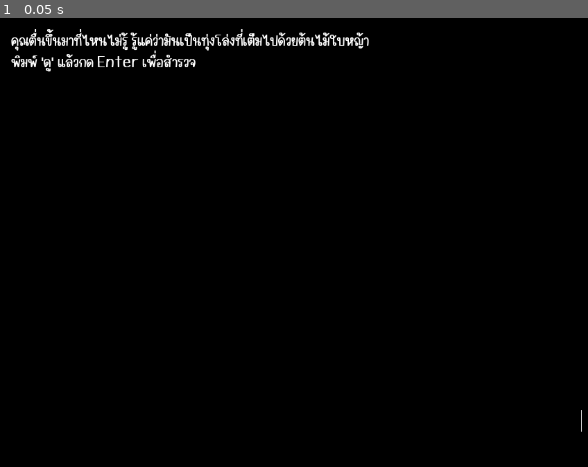
Above: before the commit, frame 1.
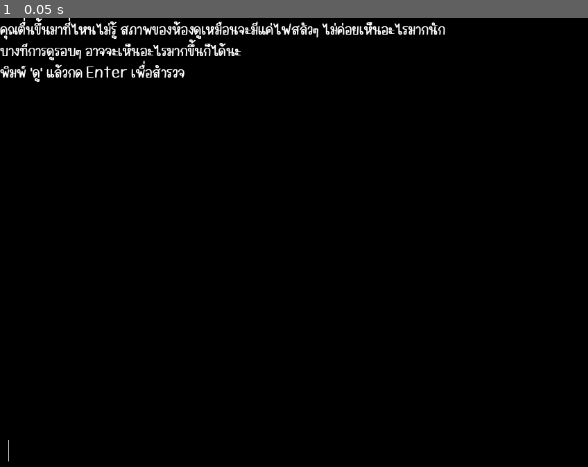
Above: after the commit, the same moment.

Repository: AcekeyHusky/project-odon
Game: Godot game, scene res://scenes/game.tscn
The game is run twice, just before and just after one commit, with the same random seed, the same clock (stepped at 60 frames per second) and the same inputs.
Inputs:
- Up to frame 1 (0.05 s): no input

The runs differ from the first frame. In frame 1, 3.5% of the frame differs, in the area x 0-99%, y 0-99%.

Commit message:
edit :: custom room resource

Diff:
--- a/scenes/game.tscn
+++ b/scenes/game.tscn
@@ -1,5 +1,6 @@
-[gd_scene load_steps=11 format=3 uid="uid://mpjlxjskprpi"]
+[gd_scene load_steps=12 format=3 uid="uid://mpjlxjskprpi"]
 
+[ext_resource type="Resource" uid="uid://biey88r7gg4yc" path="res://scripts/database/Room/Room001.tres" id="2_s6un3"]
 [ext_resource type="Theme" uid="uid://b0deih8fdao70" path="res://assets/themes/theme_01.tres" id="3_ep55m"]
 [ext_resource type="Script" path="res://scripts/Settings.gd" id="4_bhwpl"]
 [ext_resource type="PackedScene" uid="uid://balihp4qfx0hg" path="res://scenes/commands.tscn" id="5_1teoh"]
@@ -14,7 +15,7 @@
 @onready var game = self
 @onready var player = $Player
 @onready var world = $World
-@onready var logs = $Logs
+@onready var logs = $ScrollContainer/VBoxContainer/Logs
 @onready var input = $Input
 @onready var settings = $Settings
 @onready var commands = $Commands
@@ -27,6 +28,8 @@
 var random = RandomNumberGenerator.new()
 enum stages {FREE, SCRIPT}
 var cur_stage = stages.FREE
+
+@export var current_room : Room
 
 func get_event(event):
 	cur_place = event.place
@@ -44,6 +47,8 @@
 		logs.add_text(\"\\n\"+text)
 	else:
 		logs.add_text(text)
+	await get_tree().create_timer(0.1).timeout
+	_scroll_bottom()
 
 func can_pass():
 	# if no_enemy_block
@@ -61,19 +66,38 @@
 func _ready():
 	random.randomize()
 	input.grab_focus()
-	get_event($Events.events.ev_start)
-	get_place(cur_place)
-	printf($Events.events.ev_start.msg0)
-	print(cur_stage)
+#	get_event($Events.events.ev_start)
+#	get_place(cur_place)
+#	printf($Events.events.ev_start.msg0)
+#	print(cur_stage)
+	if current_room :
+		current_room.connect(\"printf\",printf)
+		current_room.exec(\"start\")
+
+func _scroll_bottom():
+	$ScrollContainer.scroll_vertical = $ScrollContainer.get_v_scroll_bar().max_value
+	pass
 
 func _on_input_entered():
 		commands.process_input(input.text)
 		input.clear()
 
 func _process(_delta):
-	$Logs.modulate = $Settings.textColor
+	logs.modulate = $Settings.textColor
 	if Input.is_action_just_pressed(\"enter\") and input.text != \"\":
 		_on_input_entered()
+
+func go_to_room(dir:String):
+	var target = game.current_room.go_to_dir(dir)
+
+	if target:
+		current_room = load(target)
+		current_room.connect(\"printf\",printf)
+		player.stats.tired -= 1
+		current_room.enter_room()
+	else:
+		print(\"cannot go \",dir)
+	pass
 "
 
 [sub_resource type="GDScript" id="GDScript_82uow"]
@@ -95,12 +119,15 @@
 
 [node name="Game" type="Control"]
 layout_mode = 3
-anchors_preset = 0
-offset_right = 40.0
-offset_bottom = 40.0
+anchors_preset = 15
+anchor_right = 1.0
+anchor_bottom = 1.0
+grow_horizontal = 2
+grow_vertical = 2
 auto_translate = false
 theme = ExtResource("3_ep55m")
 script = SubResource("GDScript_j0p1s")
+current_room = ExtResource("2_s6un3")
 
 [node name="Node2D" type="Node2D" parent="."]
 script = ExtResource("8_pbxnv")
@@ -108,13 +135,24 @@
 [node name="Settings" type="Node" parent="."]
 script = ExtResource("4_bhwpl")
 
-[node name="Logs" type="RichTextLabel" parent="."]
+[node name="ScrollContainer" type="ScrollContainer" parent="."]
+layout_mode = 1
+anchors_preset = 15
+anchor_right = 1.0
+anchor_bottom = 1.0
+offset_bottom = -123.0
+grow_horizontal = 2
+grow_vertical = 2
+
+[node name="VBoxContainer" type="VBoxContainer" parent="ScrollContainer"]
+layout_mode = 2
+size_flags_horizontal = 3
+size_flags_vertical = 3
+
+[node name="Logs" type="RichTextLabel" parent="ScrollContainer/VBoxContainer"]
 modulate = Color(0, 1, 1, 1)
-layout_mode = 0
-offset_left = 16.0
-offset_top = 16.0
-offset_right = 1136.0
-offset_bottom = 632.0
+layout_mode = 2
+size_flags_vertical = 3
 auto_translate = false
 localize_numeral_system = false
 theme_override_font_sizes/normal_font_size = 20
@@ -124,11 +162,17 @@
 threaded = true
 
 [node name="Input" type="TextEdit" parent="."]
-layout_mode = 0
-offset_left = 834.0
-offset_top = 560.0
-offset_right = 1135.0
-offset_bottom = 636.0
+layout_mode = 1
+anchors_preset = 12
+anchor_top = 1.0
+anchor_right = 1.0
+anchor_bottom = 1.0
+offset_left = 8.0
+offset_top = -45.0
+offset_right = -14.0
+offset_bottom = 6.0
+grow_horizontal = 2
+grow_vertical = 0
 auto_translate = false
 localize_numeral_system = false
 theme_override_colors/background_color = Color(0, 0, 0, 1)
--- a/scripts/commands/CmdClear.gd
+++ b/scripts/commands/CmdClear.gd
@@ -6,5 +6,5 @@
 
 var key = "สวัสดีโลก" # เมื่อพิมพ์ข้อความนี้ โค้ดจะทำงาน
 
-func fun(): # ชุดโค้ดที่จะะทำงานเมื่อพิมพ์คำสั่ง
+func fun(_args): # ชุดโค้ดที่จะะทำงานเมื่อพิมพ์คำสั่ง
 	game.printf("สวัสดีมนุษย์") # แสดงผลข้อความนี้ในเกม
--- a/scripts/commands/CmdFilter.gd
+++ b/scripts/commands/CmdFilter.gd
@@ -6,5 +6,5 @@
 
 var key = "เหี้ย"
 
-func fun():
+func fun(_args):
 	game.printf("จุ๊ๆ ไม่เอา ไม่พูด")
--- a/scripts/commands/CmdGo.gd
+++ b/scripts/commands/CmdGo.gd
@@ -3,6 +3,24 @@
 
 var key = "ไป"
 
-func fun():
-	if game.can_pass():
-		game.take_step()
+func fun(_args:Array[String]):
+	if _args.size() > 1:
+		var dir = _args[1]
+		match dir:
+			"เหนือ","north","n":
+				game.go_to_room("north")
+			"ใต้","south","s":
+				game.go_to_room("south")
+			"ออก","ตะวันอออก","east","e":
+				game.go_to_room("east")
+			"ตก","ตะวันตก","west","w":
+				game.go_to_room("west")
+			"ขึ้น","up","u":
+				game.go_to_room("up")
+			"ลง","down","d":
+				game.go_to_room("down")
+			_:
+				game.printf("ไปไหนดัีน้าาา คุณคิดกับตัวเอง....")
+
+	else:
+		game.printf("ไปไหนดัีน้าาา คุณคิดกับตัวเอง....")
--- a/scripts/commands/CmdHelp.gd
+++ b/scripts/commands/CmdHelp.gd
@@ -59,7 +59,7 @@
 	# เพิ่มต่อให้ครบด้วยจ้า.....
 ]
 
-func fun():
+func fun(_args):
 	game.printf("ดูเหมือนว่าคุณจะสามารถทำสิ่งต่อไปนี้ได้.....")
 	for _cmd in commands_list.filter(func(item): return item['visible_in_help'] == true ):
 		var _display_cmd = ""
--- a/scripts/commands/CmdLook.gd
+++ b/scripts/commands/CmdLook.gd
@@ -12,5 +12,8 @@
 var key = "ดู"
 var aliases = ["เบิ่ง"]
 
-func fun():
-	game.printf("คุณแหกตาเบิ่งสถานที่แห่งนี้ และพบว่า..." + game.room_env)
+func fun(_args):
+	if _args.size() > 1 :
+		game.current_room.look_something(_args[1])
+	else:
+		game.current_room.look()
--- a/scripts/commands/CmdSearch.gd
+++ b/scripts/commands/CmdSearch.gd
@@ -4,5 +4,5 @@
 var result_succ = "และคุณก็พบ"
 var result_fail = "แต่น่าเสียดายที่คุณไม่พบอะไรเลย"
 
-func fun():
+func fun(_args):
 	game.printf("คุณพยายามค้นดูว่าที่นี่มีอะไรน่าสนใจบ้าง")
--- a/scripts/commands/CmdSettings.gd
+++ b/scripts/commands/CmdSettings.gd
@@ -3,7 +3,7 @@
 
 var key = "ตั้งค่า"
 
-func fun():
+func fun(_args):
 	game.cur_stage = 1
 	game.printf("คุณเข้าสู่หน้าตั้งค่า/ปรับแต่งจอแสดงผล")
 	game.printf("ใส่รหัสสีเพื่อเปลี่ยนสีตัวอักษร (รหัส RGB โดยไม่ต้องมี #)")
--- a/scripts/commands/Commands.gd
+++ b/scripts/commands/Commands.gd
@@ -1,7 +1,7 @@
 extends Node
 @onready var player = get_node("../Player")
 @onready var game = $".."
-@onready var logs = get_node("../Logs")
+@onready var logs = get_node("../ScrollContainer/VBoxContainer/Logs")
 @onready var settings = get_node("../Settings")
 
 
@@ -39,10 +39,10 @@
 				for child in get_children():
 					var child_key = child.get("key")
 					if child_key == first_word:
-						child.fun()
+						child.fun(words)
 						found_key = true
 						break
-				if!found_key:
+				if !found_key:
 					game.printf("ไม่พบคำสั่งที่คุณใช้ กรุณาพิมพ์ 'ช่วย'")
 
 func colorCheck(text):
--- /dev/null
+++ b/scripts/database/Room/Room001.gd
@@ -0,0 +1,41 @@
+extends RoomEvent
+
+# เช็คก่อนย้ายห้อง
+func can_pass(dir:String)->bool:
+	# logic หากมีเงื่อนไขในการผ่าน
+	match dir:
+		_:
+			return true
+
+
+func start(_args=[]):
+	Printf("คุณตื่นขึ้นมาที่ไหนไม่รู้ สภาพของห้องดูเหมือนจะมีแค่ไฟสลัวๆ ไม่ค่อยเห็นอะไรมากนัก")
+	Printf("บางทีการดูรอบๆ อาจจะเห็นอะไรมากขึ้นก็ได้นะ")
+	Printf("พิมพ์ 'ดู' แล้วกด Enter เพื่อสำรวจ")
+
+# event ตอนเข้าห้อง
+func enter_room(_args=[]):
+	Printf("เข้ามายัง "+ get_data.call("name"))
+
+func look(_args=[]):
+	Printf("คุณใช้เวลาในการปรับสายตาสักครู่")
+	Printf("เมื่อลองมองดีแล้วๆ ที่นี่ดูเหมือนจะเป็นห้องเล็กๆ น่าจะเรียกได้ว่าเป็นห้องอ่านหนังสือก็ได้")
+	Printf("มี \"โต๊ะ\" สำหรับอ่านหนังสืออยู่นยังคงมีหนังสือเปิดค้างอยู่ \"ชั้นหนังสือ\"มีหนังสือเรียงรายอยู่มากมาย")
+	Printf("อ่ะ ดูเหมือนว่าทาง \"เหนือ\" จะมีประตูทางออกอยู่ด้วยนะ")
+
+# custom look_something event
+func look_something(thing :String):
+	match thing:
+		"โต๊ะ":
+			Printf("โต๊ะ ไง อิอิ")
+			# เติมให้หน่อยกั๊บ
+			pass
+		"ชั้นหนังสือ":
+			Printf("ชั้นหนังสือ ไง อิอิ")
+			# เติมให้หน่อยกั๊บ
+			pass
+		"ห้องลับ":
+			Printf("เห้ย รู่ได้ไงว่ามีห้องลับ ขี้โกงนี่นา")
+		_:
+			Printf("ดูเหมือนว่าจะไม่มี \""+thing+"\" อยู่ที่นี่")
+	pass
--- /dev/null
+++ b/scripts/database/Room/Room001.tres
@@ -0,0 +1,16 @@
+[gd_resource type="Resource" script_class="Room" load_steps=3 format=3 uid="uid://biey88r7gg4yc"]
+
+[ext_resource type="Script" path="res://scripts/database/Room/room.gd" id="1_fmntd"]
+[ext_resource type="Script" path="res://scripts/database/Room/Room001.gd" id="3_cydto"]
+
+[resource]
+script = ExtResource("1_fmntd")
+name = "ห้องสมุด"
+description = "ห้องสมุดที่มีแต่หนังสือ ไม่มีสมุด"
+north = "res://scripts/database/Room/Room002.tres"
+south = ""
+east = ""
+west = ""
+up = ""
+down = ""
+source = ExtResource("3_cydto")
--- /dev/null
+++ b/scripts/database/Room/Room002.tres
@@ -0,0 +1,17 @@
+[gd_resource type="Resource" script_class="Room" load_steps=2 format=3 uid="uid://c0g2go2h8pg4g"]
+
+[ext_resource type="Script" path="res://scripts/database/Room/room.gd" id="1_g23nj"]
+
+[resource]
+script = ExtResource("1_g23nj")
+name = "โถงทางเดิน 1"
+description = "โถงทางเดินที่ยาวไปสุดลูกหูลูกตา เหมือนว่ายังสามารถไปต่อทาง  \"เหนือ\" ได้นะ"
+things_in_room = {
+"เหนือ": "มองดูไปทางเหนือ เหมือนจะเป็นทางเดืนไม่สิ้นสุดแต่ก็ยังดีกว่าอยู่ที่นี่ต่อไปละนะ"
+}
+north = "res://scripts/database/Room/Room003.tres"
+south = "res://scripts/database/Room/Room001.tres"
+east = ""
+west = ""
+up = ""
+down = ""
--- /dev/null
+++ b/scripts/database/Room/Room003.tres
@@ -0,0 +1,14 @@
+[gd_resource type="Resource" script_class="Room" load_steps=2 format=3 uid="uid://dpox1yfxvhvkw"]
+
+[ext_resource type="Script" path="res://scripts/database/Room/room.gd" id="1_2qcwd"]
+
+[resource]
+script = ExtResource("1_2qcwd")
+name = "โถงทางเดิน 2"
+description = "โถงทางเดินที่ยาวไปสุดลูกหูลูกตา แต่พอเดืนมาถึงนี่ถึงกลับกลายเป็นทางตัน ดูเหมือนทางเดียวที่จะไปได้คือ \"ใต้\" เสียแล้วสิ"
+north = ""
+south = "res://scripts/database/Room/Room002.tres"
+east = ""
+west = ""
+up = ""
+down = ""
--- /dev/null
+++ b/scripts/database/Room/room.gd
@@ -0,0 +1,95 @@
+extends Resource
+class_name Room
+
+@export var name:String
+@export_multiline var description:String
+
+@export var things_in_room:Dictionary
+
+@export_file var north: String
+@export_file var south: String
+@export_file var east: String
+@export_file var west: String
+@export_file var up: String
+@export_file var down: String
+
+
+@export var source: Script
+
+var RoomScript : Node
+
+signal printf
+
+func init_script():
+	# ข้ามการ call หากไม่ set source
+	if !source:
+		return null
+
+	# เข็ค instance RoomScript หากไม่มีสร้าง instance
+	if !RoomScript :
+		RoomScript = source.new()
+		RoomScript.set_get_data(get_data)
+		RoomScript.connect("printf",_on_printf)
+
+
+
+# รัน event จาก script
+func exec(method:String,arg=[]):
+	init_script()
+
+	# เข็ค method ว่ามีหรือไม่เเ
+	if RoomScript && RoomScript.has_method(method):
+		return RoomScript.call(method,arg)
+	else:
+		print("Command : ", method, " does not existed")
+		return null
+
+# handle คำสั่ง "ดู"
+func look():
+	init_script()
+	# เช็คว่า script มี custom event สำหรับ cmd_look หรือไม่
+	if RoomScript && RoomScript.has_method("look"):
+		RoomScript.call("look")
+	else:
+		Printf(description)
+
+func go_to_dir(dir:String):
+	if self[dir] :
+		if RoomScript && RoomScript.has_method("can_pass"):
+			if RoomScript.call("can_pass",dir):
+				return self[dir]
+			else:
+				return null
+		else:
+			return self[dir]
+	else:
+		Printf("ไม่สามารถไปทางนั้นได้")
+
+func get_data(target: String):
+	return self[target]
+
+func enter_room():
+	init_script()
+	# เช็คว่า script มี custom event สำหรับ cmd_look หรือไม่
+	if RoomScript && RoomScript.has_method("enter_room"):
+		RoomScript.call("enter_room")
+	else:
+		Printf("เข้ามายัง "+ name)
+
+func look_something(thing:String):
+	init_script()
+	# เช็คว่า script มี custom event สำหรับ cmd_look หรือไม่
+	if RoomScript && RoomScript.has_method("look_something"):
+		RoomScript.call("look_something",thing)
+	else:
+		if things_in_room.has(thing) :
+			Printf(things_in_room.get(thing))
+		else:
+			print(things_in_room.has(thing))
+			Printf("ดูเหมือนว่าจะไม่มี \""+thing+"\" อยู่ที่นี่")
+
+func Printf(msg : String):
+	emit_signal("printf", msg)
+
+func _on_printf(text:String):
+	Printf(text)
--- /dev/null
+++ b/scripts/database/Room/room_event.gd
@@ -0,0 +1,13 @@
+extends Node
+
+class_name RoomEvent
+
+signal printf
+
+var get_data : Callable
+
+func set_get_data(getter_func:Callable):
+	get_data = getter_func
+
+func Printf(msg :String):
+	emit_signal("printf",msg)
